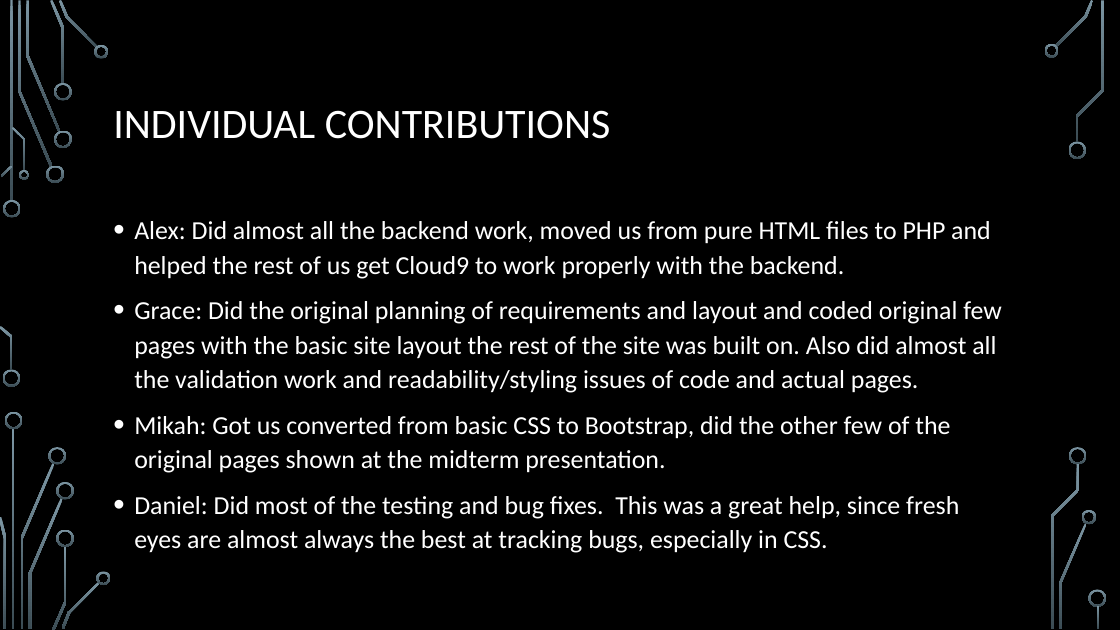
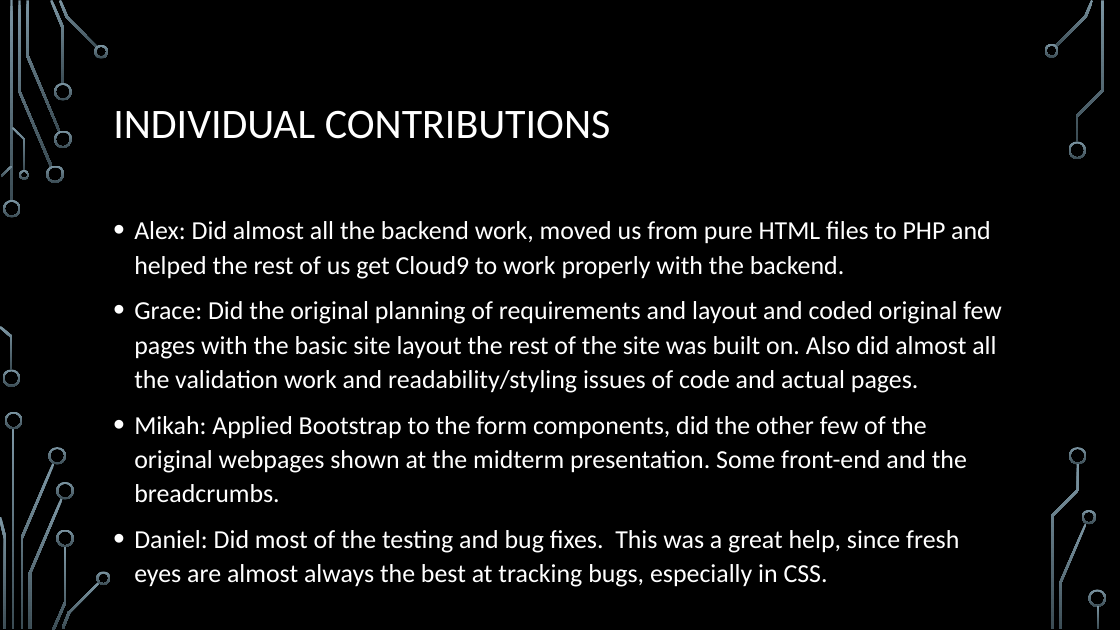
Before and after one commit to sundmm/CS372-Course-Project, a slide deck: slide 9 of Course project.pptx. Drawn at 1120x630 pixels with LibreOffice and Linux fonts; fonts in the diff are those of the drawing; background and template pictures are left out. Boxes give left, top, right and bottom in pixels: in the first picture for what was removed or moved away, otherwise in the second. Text is boxed around its words. In the diff, an @@ line names an element or a change of style, - is before the commit and + after.

```diff
--- a/Course project.pptx
+++ b/Course project.pptx
@@ text at box(134, 416, 967, 502): text changed @@
-• Mikah: Got us converted from basic CSS to Bootstrap, did the other few of the original pages shown at the midterm presentation.
+• Mikah: Applied Bootstrap to the form components, did the other few of the original webpages shown at the midterm presentation. Some front-end and the breadcrumbs.
```
Also in this commit, not shown: 2 other slides changed.
